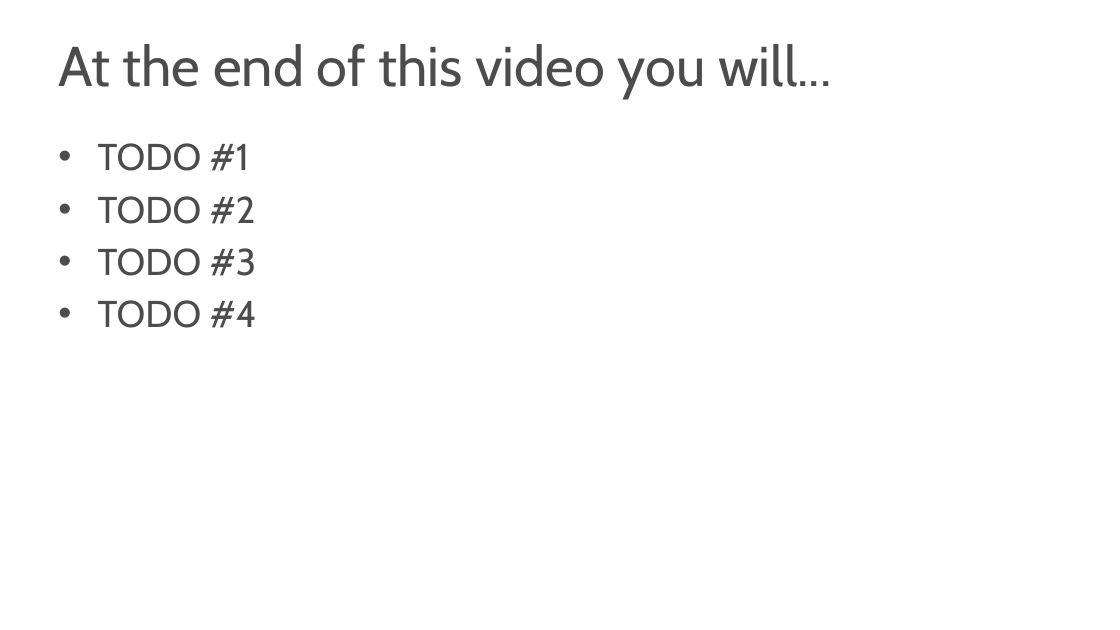
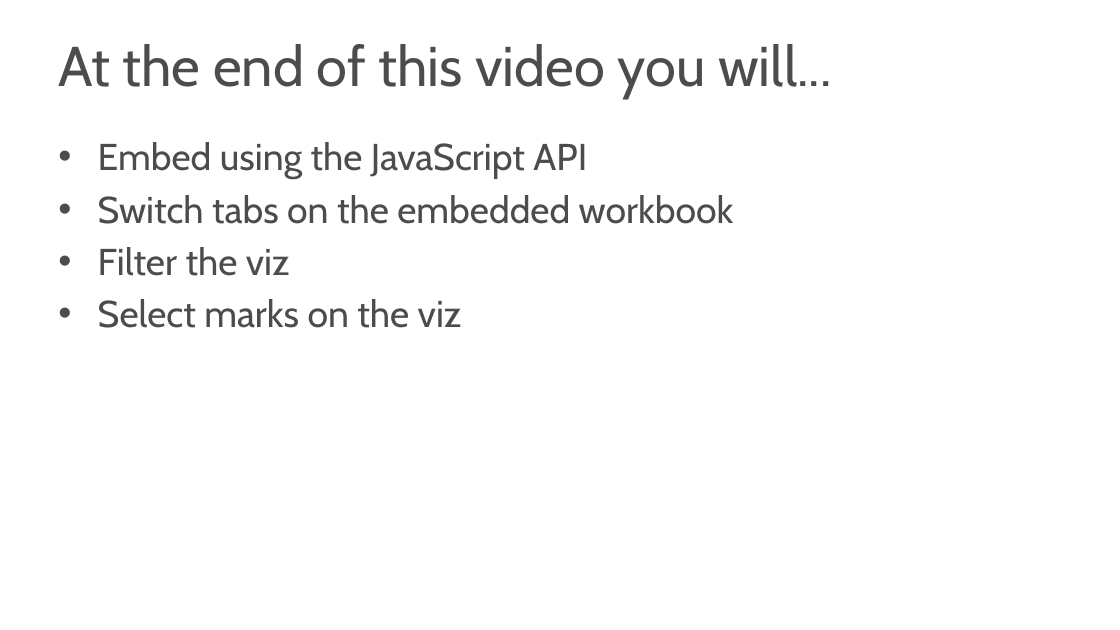
Before and after one commit to tableau/js-api-samples, a slide deck: slide 3 of Tableau JSAPI - 03 Embedding and Interactions.pptx. Drawn at 1120x630 pixels with LibreOffice and Linux fonts; fonts in the diff are those of the drawing; background and template pictures are left out. Boxes give left, top, right and bottom in pixels: in the first picture for what was removed or moved away, otherwise in the second. Text is boxed around its words. In the diff, an @@ line names an element or a change of style, - is before the commit and + after.

```diff
--- a/Tableau JSAPI - 03 Embedding and Interactions.pptx
+++ b/Tableau JSAPI - 03 Embedding and Interactions.pptx
@@ text at (98, 142, 734, 328): text changed @@
-• TODO #1
-• TODO #2
-• TODO #3
-• TODO #4
+• Embed using the JavaScript API
+• Switch tabs on the embedded workbook
+• Filter the viz
+• Select marks on the viz
```
Also in this commit, not shown: 4 other files.
